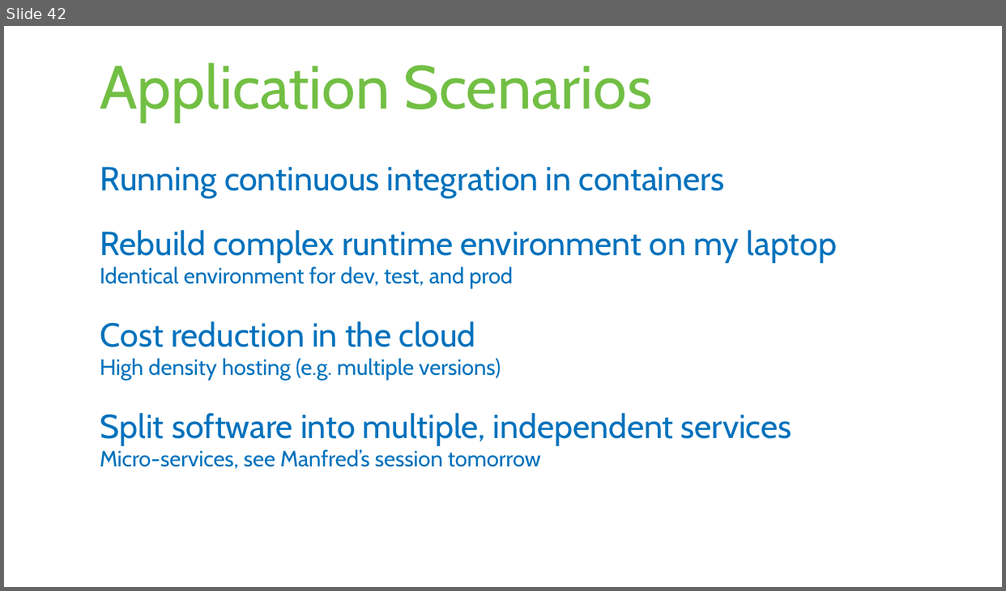
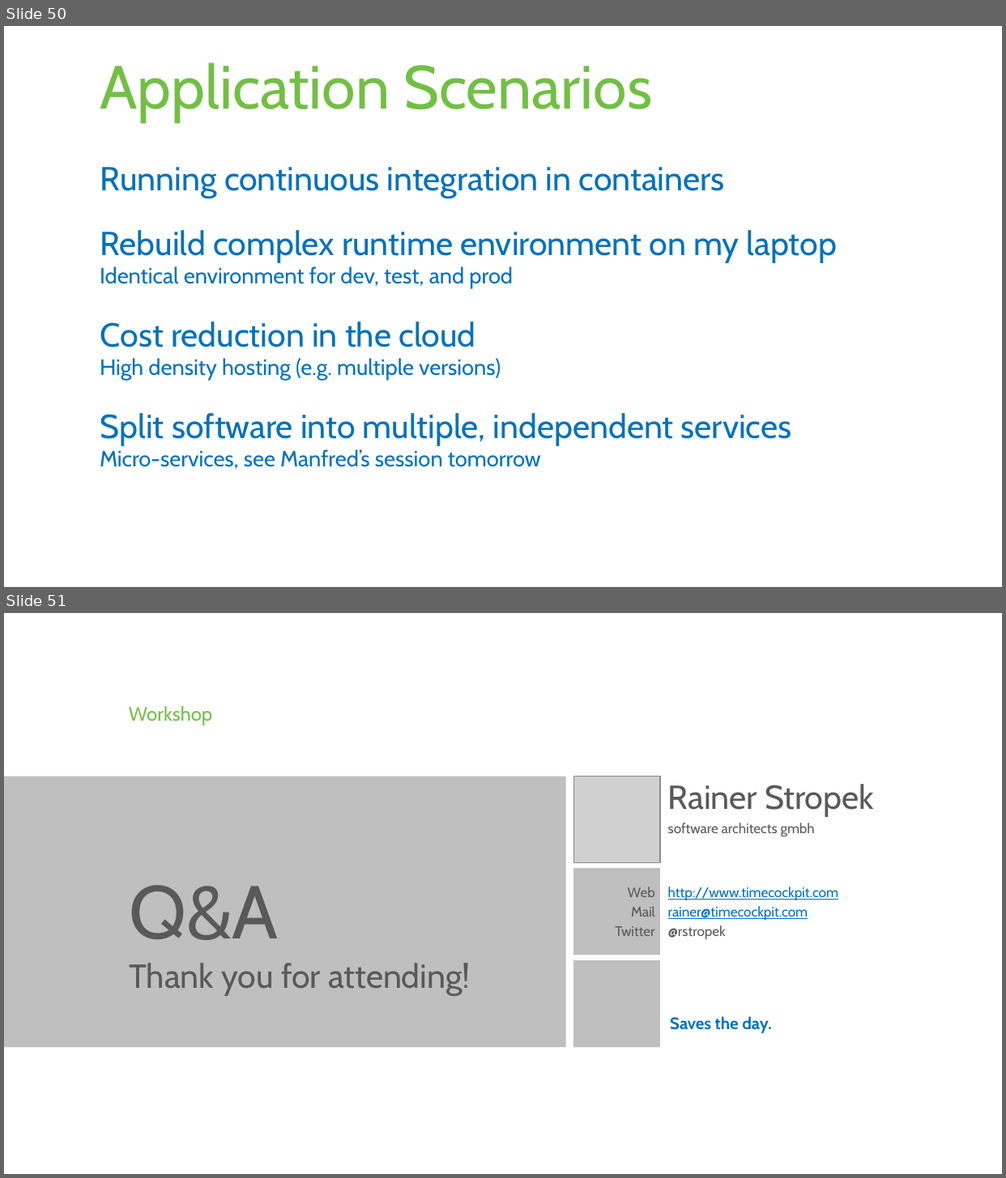
Before and after one commit to rstropek/DockerVS2015Intro, a slide deck: slides/Docker-Workshop.pptx. Shown one above the other, each under a label of ours: slide 42 before the commit, slides 50 and 51 after it. The pictures are 1006x591 and 1006x1178 pixels, drawn with LibreOffice and Linux fonts; fonts in the diff are those of the drawing; grey boxes stand for pictures; background and template pictures are left out. Boxes give left, top, right and bottom in pixels: in the first picture for what was removed or moved away, otherwise in the second. Text is boxed around its words. In the diff, an @@ line names an element or a change of style, - is before the commit and + after.

```diff
--- a/slides/Docker-Workshop.pptx
+++ b/slides/Docker-Workshop.pptx
@@ slide 51 added at bbox=[4, 613, 1002, 1174], background #FFFFFF @@
@@ text added at bbox=[129, 706, 212, 726], 14 pt, text #72BF44 @@
+Workshop
@@ rectangle added at bbox=[4, 777, 566, 1048], fill #BFBFBF @@
@@ picture added at bbox=[573, 777, 659, 862] @@
@@ text added at bbox=[668, 784, 874, 817], 24 pt, text #595959 @@
+Rainer Stropek
@@ text added at bbox=[668, 823, 815, 837], 10 pt, text #595959 @@
+software architects gmbh
@@ text added at bbox=[573, 868, 661, 956], fill #BFBFBF, 10 pt, text #595959 @@
+Web
+Mail
+Twitter
@@ title added at bbox=[129, 885, 278, 940], 54 pt, text #595959 @@
+Q&A
@@ text added at bbox=[668, 887, 838, 939], 10 pt, text #0070C0, underline @@
+http://www.timecockpit.com
+rainer@timecockpit.com
+@rstropek
@@ text added at bbox=[129, 963, 471, 996], 24 pt, text #595959 @@
+Thank you for attending!
@@ rectangle added at bbox=[573, 960, 661, 1047], fill #BFBFBF @@
@@ text added at bbox=[670, 1016, 772, 1033], 12 pt, text #0071BC, bold @@
+Saves the day.
@@ what was slide 42 is now slide 50 @@
```
Also in this commit, not shown: 2 slides changed, 8 other slides added, 4 other files.
